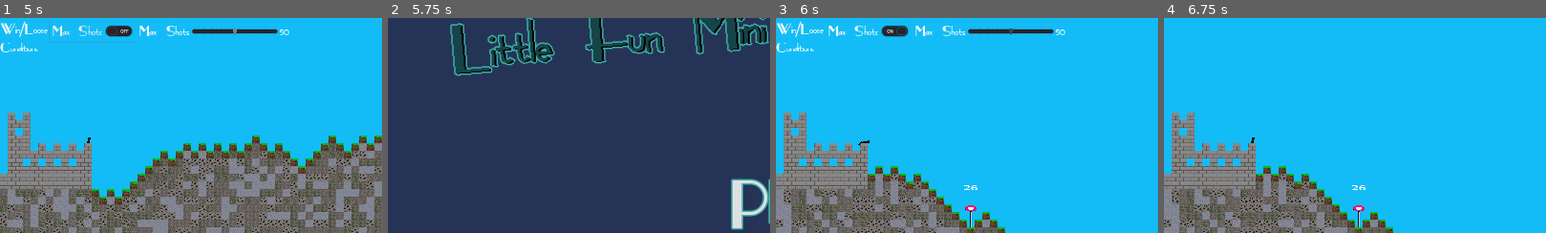
Above: before the commit, frames 1-4 (left to right).
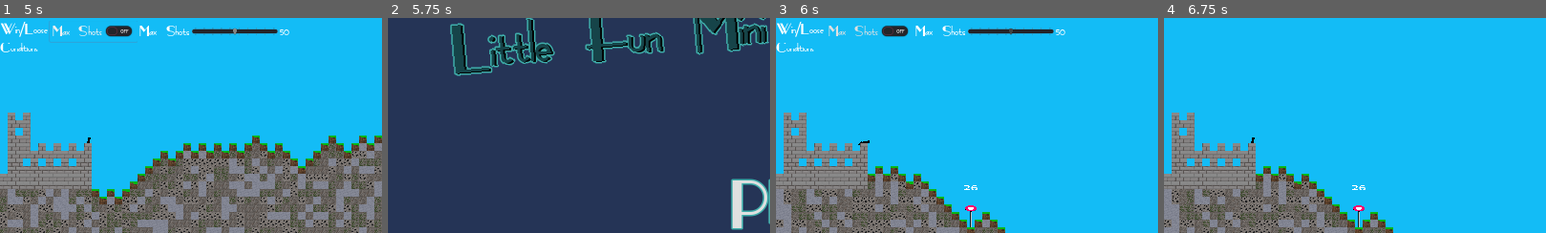
Above: after the commit, the same moments.

Repository: Coding-4Fun/Just4Fun_Mini_Shootergame
Game: Godot game, scene res://UI/MainMenuUI.tscn
Same seed, same stepped clock (60 frames per second), same inputs: the game is played once before the commit and once after it.
Inputs:
- Up to frame 1 (5 s): click "Play" at 0.5 s; click "Restart" at 1.25 s; click "Restart" at 2 s; click "Restart" at 2.75 s; click "Enable Target Timer" at 3.5 s; click "Max Shots" at 4.25 s
- Up to frame 2 (5.75 s): click "Back to Menu" at 5 s
- Up to frame 3 (6 s): click "Play" at 5.75 s
- Up to frame 4 (6.75 s): click "Settings" at 6.5 s
The pictures show only the part of the screen within x 0-50%, y 14-64%; the shares and areas given below are measured in that part.

Frames 1-2 are identical in both runs. In frame 3, 0.2% of the frame differs, in the area x 14-35%, y 3-9%; in frame 4, nothing differs.
Error in both runs: Invalid get index 'pressed' (on base: 'null instance'). (res://UI/InGameUI.gd:83)

Commit message:
Add: Signal um den Zustand an die Config weiterzugeben

Diff:
--- a/UI/InGameUI.tscn
+++ b/UI/InGameUI.tscn
@@ -326,4 +326,5 @@
 [connection signal="pressed" from="IngameUIBottom/vBoxContainer/vBoxSettings/hBoxOptions/buttSwitchTargetTimer" to="." method="_on_buttSwitchTargetTimer_pressed"]
 [connection signal="pressed" from="IngameUIBottom/vBoxContainer/vBoxSettings/hBoxOptions/buttBackToMenu" to="." method="_on_buttBackToMenu_pressed"]
 [connection signal="pressed" from="IngameUIBottom/vBoxContainer/vBoxSettings/hBoxConditions/hBoxContainer/vBoxContainer …(197 unchanged characters)…
+[connection signal="toggled" from="IngameUIBottom/vBoxContainer/vBoxSettings/hBoxConditions/hBoxContainer/vBoxContainer/hBoxContainerMaxShots/cButtSwitchMaxShots" to="IngameUIBottom/vBoxContainer/vBoxSettings/hBoxConditions/hBoxContainer/vBoxContainer/hBoxContainerMaxShots" method="_on_cButtSwitchMaxShots_toggled"]
 [connection signal="value_changed" from="IngameUIBottom/vBoxContainer/vBoxSettings/hBoxConditions/hBoxContainer/vBoxCon …(197 unchanged characters)…
